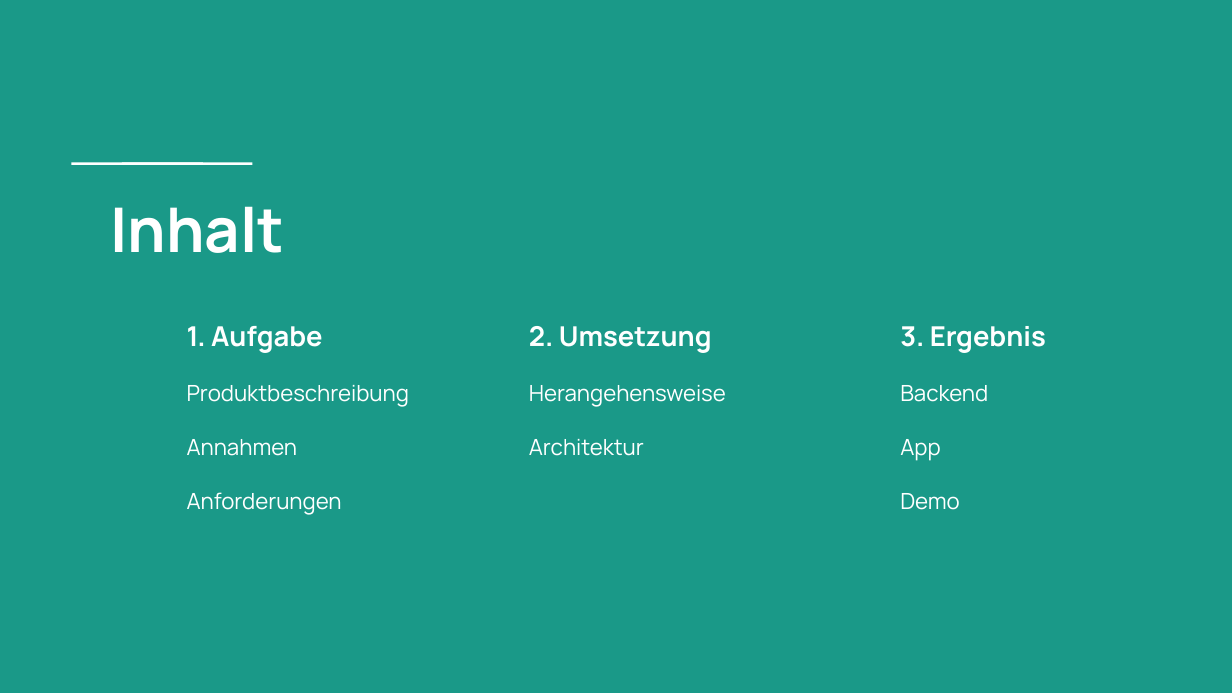
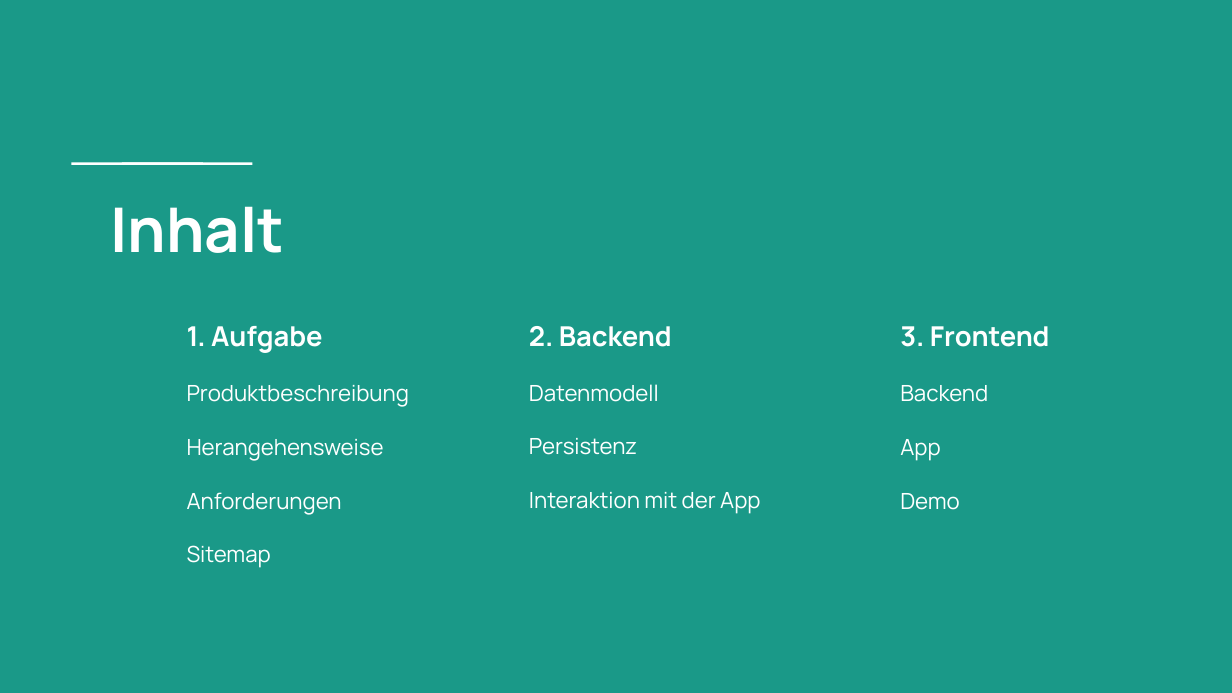
Before and after one commit to vaerl/Uni_MT_Food-Truck, a slide deck: slide 2 of documentation/Präsentation/Präsentation_App.pptx. Drawn at 1232x693 pixels with LibreOffice and Linux fonts; fonts in the diff are those of the drawing. Boxes give left, top, right and bottom in pixels: in the first picture for what was removed or moved away, otherwise in the second. Text is boxed around its words. In the diff, an @@ line names an element or a change of style, - is before the commit and + after.

```diff
--- a/documentation/Präsentation/Präsentation_App.pptx
+++ b/documentation/Präsentation/Präsentation_App.pptx
@@ text at bbox=[529, 326, 760, 513]: text changed @@
-2. Umsetzung
-Herangehensweise
-Architektur
+2. Backend
+Datenmodell
+Persistenz
+Interaktion mit der App
@@ text at bbox=[900, 326, 1050, 347]: text changed @@
-3. Ergebnis
+3. Frontend
@@ text at bbox=[187, 439, 384, 461]: text changed @@
-Annahmen
+Herangehensweise
@@ text at bbox=[187, 545, 271, 568]: paragraph added @@
+Sitemap
```
Also in this commit, not shown: 12 slides added, 7 slides removed, 24 other files.
